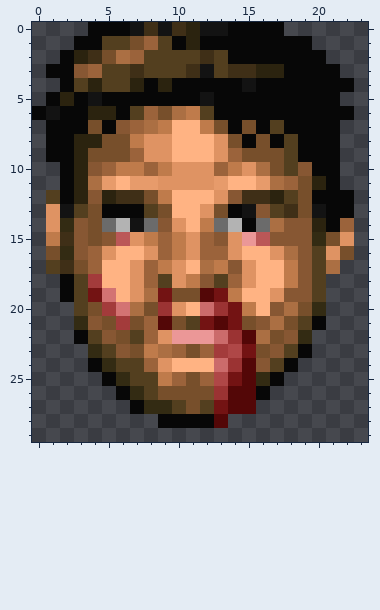
Pixel-art sprite: graphics/stfst21.png. Above, as it was before the edit.
The file is 24x30 pixels.
The result:
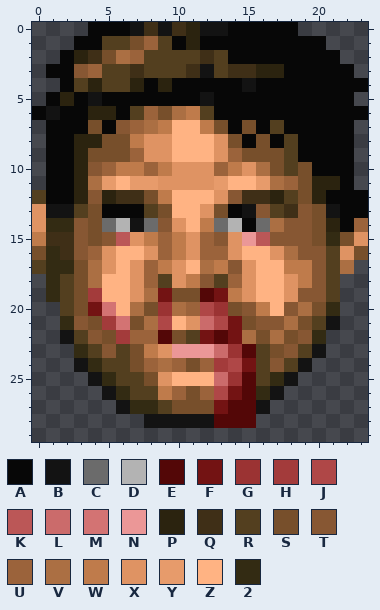
Palette (. is transparent): A #070707  B #131313  C #6b6b6b  D #b3b3b3  E #530707  F #731313  G #9b3333  H #a33b3b  J #af4747  K #bb5757  L #cb6b6b  M #d37373  N #eb9797  P #2b230f  Q #3f2f17  R #533f1f  S #774f2b  T #875733  U #9b633b  V #ab6f43  W #bf7b4b  X #df9363  Y #e79b6b  Z #ffb383  2 #332b13
Difference:
y 0: x 18 . -> A
y 1: x 20 . -> A
y 2: x 21 . -> A
y 3: x 22 . -> A
y 4: x 23 . -> A
y 5: x 22 . -> A
y 6: x 23 . -> A
y 7..9: x 22 . -> A
y 10: x 1 . -> A; x 19 T -> S; x 22 . -> A
y 11: x 1 . -> A; x 21..22 A. -> PA
y 12: x 0..1 .R -> RA; x 20 A -> P; x 23 . -> A
y 13: x 0..1 .X -> XB; x 19..21 SBA -> TSB; x 23 . -> A
y 14: x 0..1 .X -> X2; x 20..23 PAU. -> SPAU
y 15: x 0..1 .W -> WQ; x 20..23 2SX. -> S2SX
y 16: x 0..2 .S2 -> S2Q; x 20..23 RXS. -> TRXS
y 17: x 0..2 .RQ -> R22; x 4..5 UZ -> VX; x 19..22 TRV. -> WTRV
y 18: x 1..4 .ARH -> 2RSV; x 18..21 WTR. -> XWTR
y 19: x 1..5 .ARFM -> 2RSHZ; x 15 Z -> X; x 17..18 XT -> ZX; x 20..21 R. -> TR
y 20: x 2..6 .RSHM -> RSFMZ; x 10..12 XZL -> VUJ; x 14..21 FWZTVS2. -> STWZTVS2
y 21: x 2..6 .2TSH -> 2TSHM; x 8..13 UESRFE -> VJZXLJ; x 17..21 VSRA. -> TVSRB
y 22: x 2..7 .ARTSR -> BRTSHU; x 9..20 XNNNLGEVST2. -> ESRFEFVSVST2
y 23: x 3..6 .2RT -> 2RTR; x 9..20 VUSUHJFSTRA. -> XNNNLGERSTRB
y 24: x 3..5 .A2 -> B2R; x 7 R -> S; x 9..19 XZZZLGETRA. -> VUSUHJFRTRB
y 25: x 4..6 .A2 -> B2R; x 8..14 RWUSUJF -> SXZZZLG; x 16..18 2A. -> R2B
y 26: x 5..7 .A2 -> B2R; x 9..10 SS -> WU; x 12..14 SGE -> UJF; x 16..17 A. -> 2B
y 27: x 6..7 .A -> B2; x 9..10 2R -> RS; x 12 R -> S; x 16 . -> B
y 28: x 8..12 .AAAA -> BBBBB; x 14..15 .. -> EE
Boxes around the changes in both pictures, in picture pixels (x1, y1, x2, y2):
changed: (32, 22, 368, 428)
